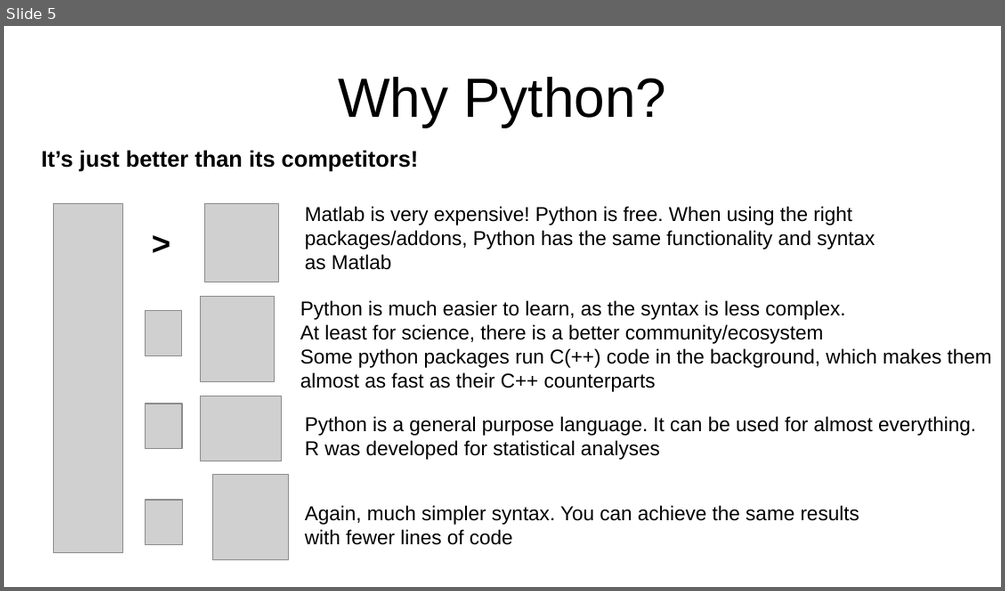
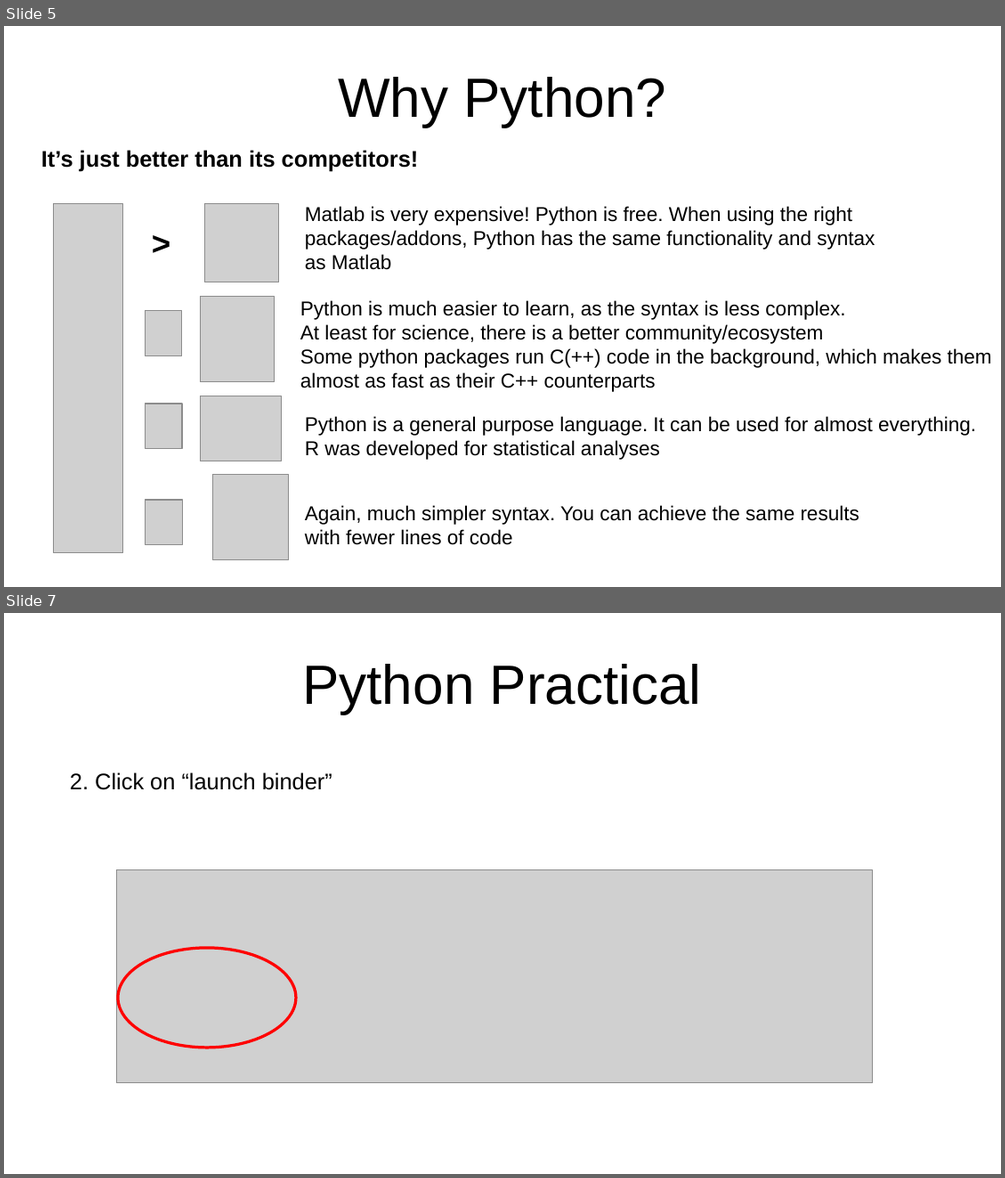
Before and after one commit to TimoFlesch/intro2python, a slide deck: slides.odp. Shown one above the other, each under a label of ours: slide 5 before the commit, slides 5 and 7 after it; the slides between them are not shown. The pictures are 1005x591 and 1005x1178 pixels, drawn with LibreOffice and Linux fonts; fonts in the diff are those of the drawing; grey boxes stand for pictures. Boxes give left, top, right and bottom in pixels: in the first picture for what was removed or moved away, otherwise in the second. Text is boxed around its words. In the diff, an @@ line names an element or a change of style, - is before the commit and + after.

```diff
--- a/slides.odp
+++ b/slides.odp
@@ slide 7 added at (x1=4, y1=613, x2=1001, y2=1174), background #FFFFFF @@
@@ title added at (x1=302, y1=664, x2=702, y2=714), 44 pt, text #000000 @@
+Python Practical
@@ text added at (x1=70, y1=772, x2=332, y2=790), 18 pt, text #000000 @@
+2. Click on “launch binder”
@@ picture added at (x1=116, y1=870, x2=873, y2=1082) @@
@@ ellipse added at (x1=118, y1=948, x2=296, y2=1047), outline #FF0000 2.3 pt @@
```
Also in this commit, not shown: 10 other slides added, 1 slide removed, 1 other file.
